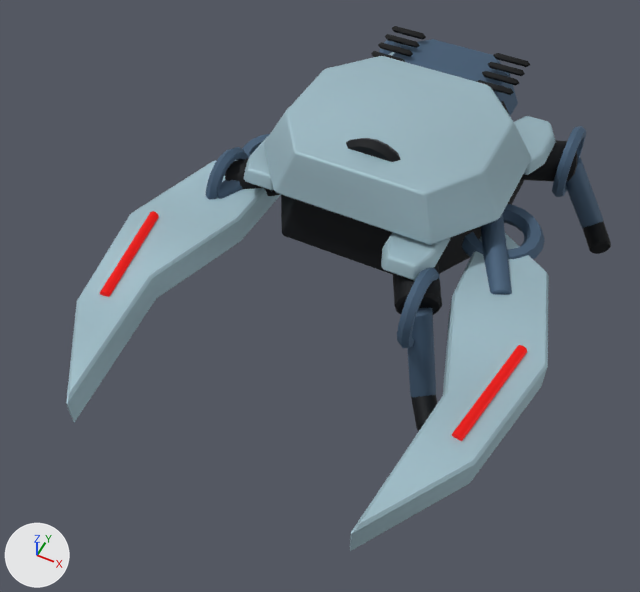
A saved change to the FBX model Assets/_Game/Content/VisualSlice/Models/Cutter_V1.fbx.
Camera for both pictures: a camera (50 mm lens) standing at (1.19, -3.29, 3.41) and looking at (-0.07, -0.79, 0.29). Every picture has the same lights, and +X, +Y and +Z are marked at lower left. The picture after the commit comes second. Objects named as collision shapes, trigger or cutter boxes, shadow casters or lower levels of detail are left out. Vertices at exactly the same position are counted once.

In view in the first picture: 'Cutter_V1_LOD0'.
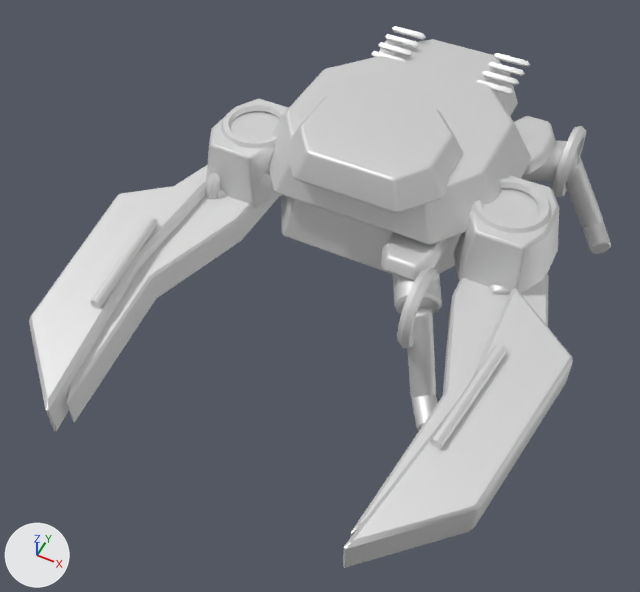
Diff of the bpy script that builds the scene:
```diff
--- a/Assets/_Game/Content/VisualSlice/Models/Cutter_V1.fbx.py
+++ b/Assets/_Game/Content/VisualSlice/Models/Cutter_V1.fbx.py
@@ mat_vr3_wornindustrialatlas @@
+mat_vr3_wornindustrialatlas = principled_material('VR3_WornIndustrialAtlas')
+mat_vr3_wornindustrialatlas.base_color = (0.8, 0.8, 0.8)  # white #e7e7e7
+mat_vr3_wornindustrialatlas.metallic = 0.68
+mat_vr3_wornindustrialatlas.roughness = 0.59
@@ me_cylinder_023 @@
 # used by ob_cutter_v1_lod0; location = (0.0, 0.0, 0.0)
-me_cylinder_023.from_pydata(...)  # 2152 vertices, 4168 faces; spans x -1.07..1.07, y -1.92..0.99, z -0.03..0.95
+me_cylinder_023.from_pydata(...)  # 2680 vertices, 5196 faces; spans x -1.12..1.12, y -2.01..0.99, z -0.03..1.0
+# me_cylinder_023 part 1: the loose piece of 44 vertices spanning x -0.57..0.57, y -0.61..0.71, z 0.39..0.71 is copied, and the copy is scaled about its middle by (0.368, 0.398, 0.891), then moved by (-0.66, -0.37, 0.07), in mat_vr3_wornindustrialatlas (white #e7e7e7); it spans x -0.87..-0.45, y -0.59..-0.05, z 0.47..0.76
+# me_cylinder_023 part 2: the loose piece of 120 vertices spanning x -0.77..-0.71, y -0.65..-0.27, z 0.28..0.66 is copied, and the copy is multiplied about its middle by the matrix ((0.0, -0.945, 0.0), (0.0, 0.0, -0.945), (0.945, 0.0, 0.0)), then moved by (0.1, 0.14, 0.29), in mat_vr3_wornindustrialatlas (white #e7e7e7); it spans x -0.81..-0.46, y -0.5..-0.14, z 0.74..0.78
+# me_cylinder_023 part 3: the loose piece of 48 vertices spanning x -0.93..-0.8, y -1.39..-0.86, z 0.49..0.54 is copied, and the copy is scaled about its middle by (0.816, 1.02, 1.13), then moved by (0.06, -0.11, 0.07), in mat_vr3_wornindustrialatlas (white #e7e7e7); it spans x -0.87..-0.74, y -1.5..-0.96, z 0.56..0.62
+# me_cylinder_023 part 4: the loose piece of 44 vertices spanning x -0.57..0.57, y -0.61..0.71, z 0.39..0.71 is copied, and the copy is scaled about its middle by (0.368, 0.398, 0.891), then moved by (0.66, -0.37, 0.07), in mat_vr3_wornindustrialatlas (white #e7e7e7); it spans x 0.45..0.87, y -0.59..-0.05, z 0.47..0.76
+# me_cylinder_023 part 5: the loose piece of 120 vertices spanning x 0.4..0.45, y -0.99..-0.61, z 0.28..0.66 is copied, and the copy is multiplied about its middle by the matrix ((0.0, -0.945, 0.0), (0.0, 0.0, -0.945), (0.945, 0.0, 0.0)), then moved by (0.21, 0.48, 0.29), in mat_vr3_wornindustrialatlas (white #e7e7e7); it spans x 0.46..0.81, y -0.5..-0.14, z 0.74..0.78
+# me_cylinder_023 part 6: the loose piece of 48 vertices spanning x 0.8..0.93, y -1.39..-0.86, z 0.49..0.54 is copied, and the copy is scaled about its middle by (0.816, 1.02, 1.13), then moved by (-0.06, -0.11, 0.07), in mat_vr3_wornindustrialatlas (white #e7e7e7); it spans x 0.74..0.87, y -1.5..-0.96, z 0.56..0.62
+# me_cylinder_023 part 7: the loose piece of 48 vertices spanning x -0.6..0.6, y -0.62..0.42, z 0.67..0.89 is copied, and the copy is scaled about its middle by (0.634, 0.603, 0.637), then moved by (0.0, -0.27, 0.15), in mat_vr3_wornindustrialatlas (white #e7e7e7); it spans x -0.38..0.38, y -0.69..-0.05, z 0.85..1.0
+# me_cylinder_023 part 8: a new loose piece of 28 vertices spanning x -1.12..-0.63, y -2.01..-0.58, z 0.39..0.57, in mat_vr3_wornindustrialatlas (white #e7e7e7)
+# me_cylinder_023 part 9: a new loose piece of 28 vertices spanning x 0.63..1.12, y -2.01..-0.58, z 0.39..0.57, in mat_vr3_wornindustrialatlas (white #e7e7e7)
+# me_cylinder_023 part 10: 4168 faces spanning x -1.07..1.07, y -1.92..0.99, z -0.03..0.95 switch from mat_slice_industrialatlas to mat_vr3_wornindustrialatlas (white #e7e7e7)
```

Boxes (x1, y1, x2, y2) around the edits, measured in the pictures (640 x 592 px):
'Cutter_V1_LOD0', reshaped (7% wider): before (66, 26, 611, 551); after (29, 26, 611, 568)
part 1 of me_cylinder_023, added: after (206, 99, 288, 209)
part 2 of me_cylinder_023, added: after (221, 102, 285, 148)
part 3 of me_cylinder_023, added: after (90, 217, 158, 308)
part 4 of me_cylinder_023, added: after (454, 176, 559, 294)
part 5 of me_cylinder_023, added: after (472, 179, 551, 233)
part 6 of me_cylinder_023, added: after (430, 344, 507, 449)
part 7 of me_cylinder_023, added: after (285, 89, 463, 213)
part 8 of me_cylinder_023, added: after (29, 182, 208, 431)
part 9 of me_cylinder_023, added: after (343, 288, 573, 568)
part 10 of me_cylinder_023, recoloured (lighter): before (66, 26, 611, 551); after (66, 26, 611, 538)
